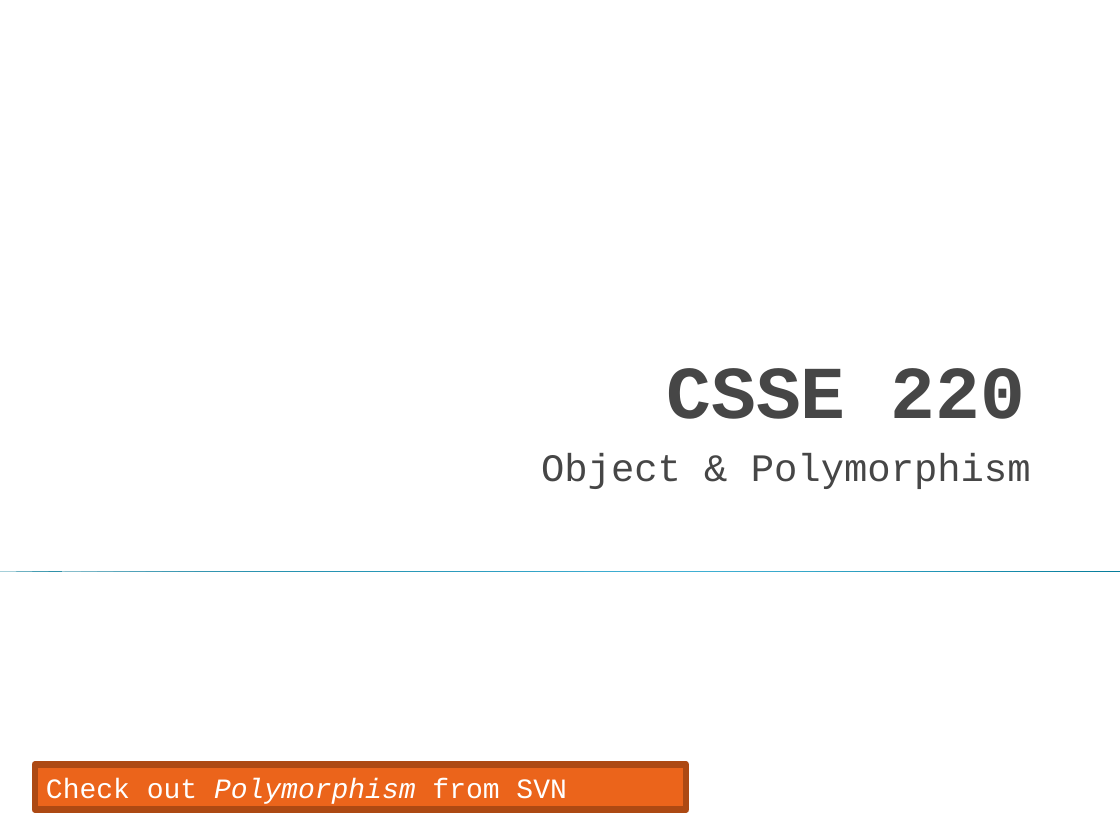
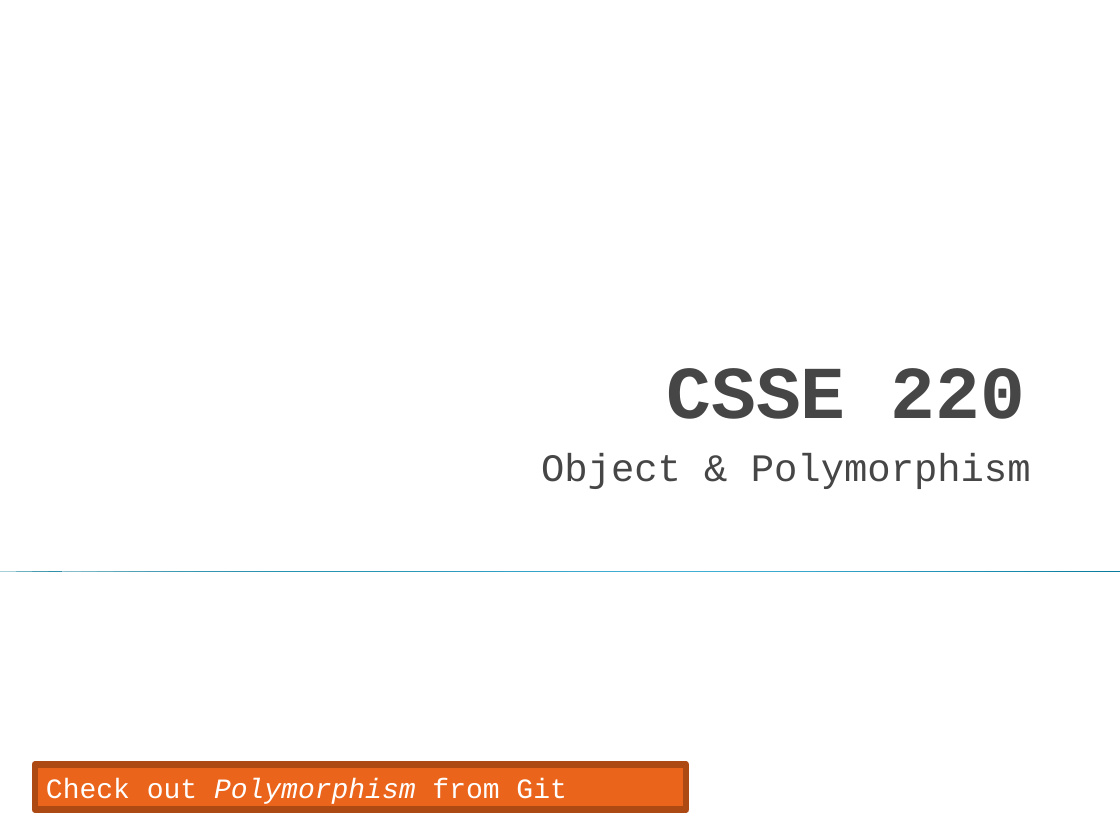
Before and after one commit to RHIT-CSSE/csse220, a slide deck: slide 1 of ClassMaterials/Polymorphism/Slides/Polymorphism.pptx. Drawn at 1120x840 pixels with LibreOffice and Linux fonts; fonts in the diff are those of the drawing. Boxes give left, top, right and bottom in pixels: in the first picture for what was removed or moved away, otherwise in the second. Text is boxed around its words. In the diff, an @@ line names an element or a change of style, - is before the commit and + after.

```diff
--- a/ClassMaterials/Polymorphism/Slides/Polymorphism.pptx
+++ b/ClassMaterials/Polymorphism/Slides/Polymorphism.pptx
@@ text in rectangle at bbox=[46, 778, 566, 804]: text changed @@
-Check out Polymorphism from SVN
+Check out Polymorphism from Git
```
Also in this commit, not shown: 1 other slide changed, 4 other files.
